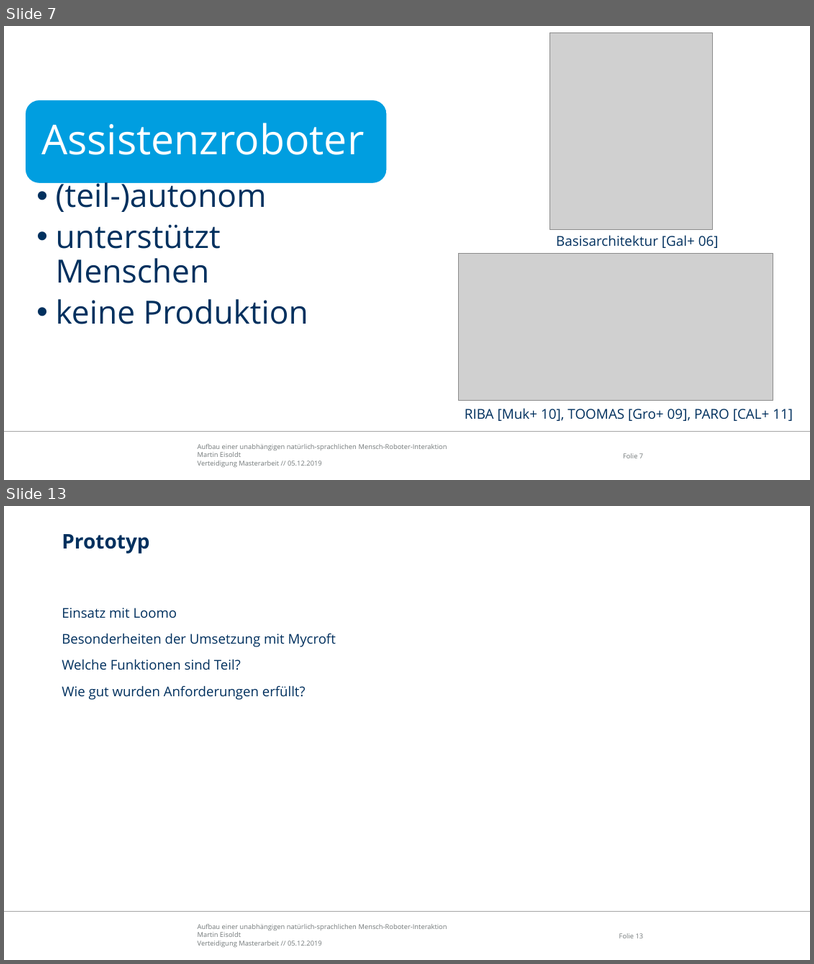
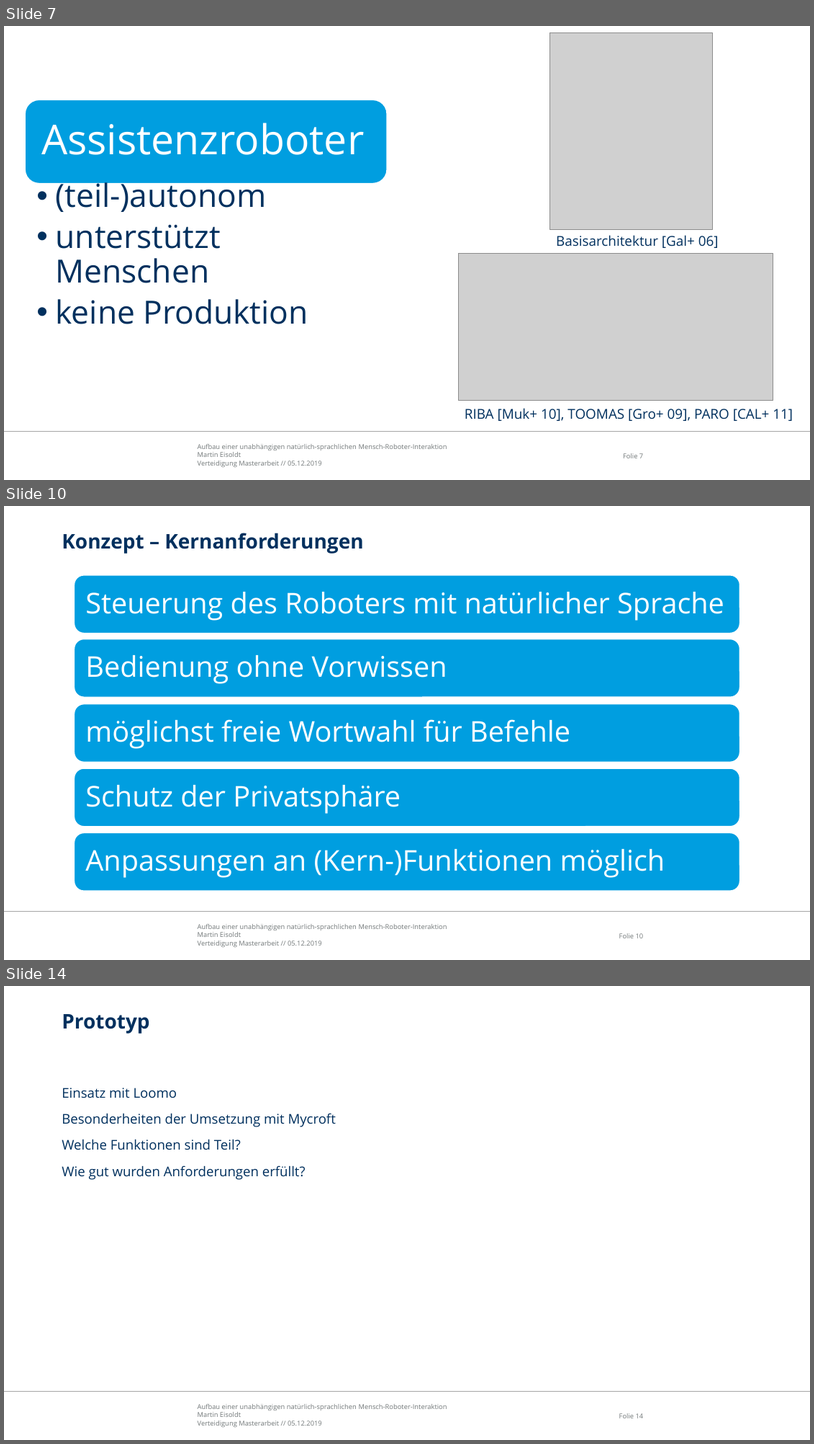
Before and after one commit to edegeyer/masterarbeit, a slide deck: verteidigung/verteidigung.pptx. Shown one above the other, each under a label of ours: slides 7 and 13 before the commit, slides 7, 10 and 14 after it; the slides between them are not shown. The pictures are 814x964 and 814x1444 pixels, drawn with LibreOffice and Linux fonts; fonts in the diff are those of the drawing; grey boxes stand for pictures; background and template pictures are left out. Boxes give left, top, right and bottom in pixels: in the first picture for what was removed or moved away, otherwise in the second. Text is boxed around its words. In the diff, an @@ line names an element or a change of style, - is before the commit and + after.

```diff
--- a/verteidigung/verteidigung.pptx
+++ b/verteidigung/verteidigung.pptx
@@ slide 10 added at <box>4,506,810,960</box>, background #FFFFFF; not listed: 3 template elements that a slide beside it also shows @@
@@ title added at <box>62,533,363,554</box>, 24 pt, text #00305E, bold @@
+Konzept – Kernanforderungen
@@ group added at <box>74,575,741,890</box>: 5 rounded rectangles, 5 texts @@
+Steuerung des Roboters mit natürlicher Sprache
+Bedienung ohne Vorwissen
+möglichst freie Wortwahl für Befehle
+Schutz der Privatsphäre
+Anpassungen an (Kern-)Funktionen möglich
@@ what was slide 13 is now slide 14 @@
@@ page number at <box>620,1413,644,1418</box>: text changed @@
-Folie 13
+Folie 14
```
Also in this commit, not shown: 9 slides changed, 5 other slides added, 1 slide removed.
